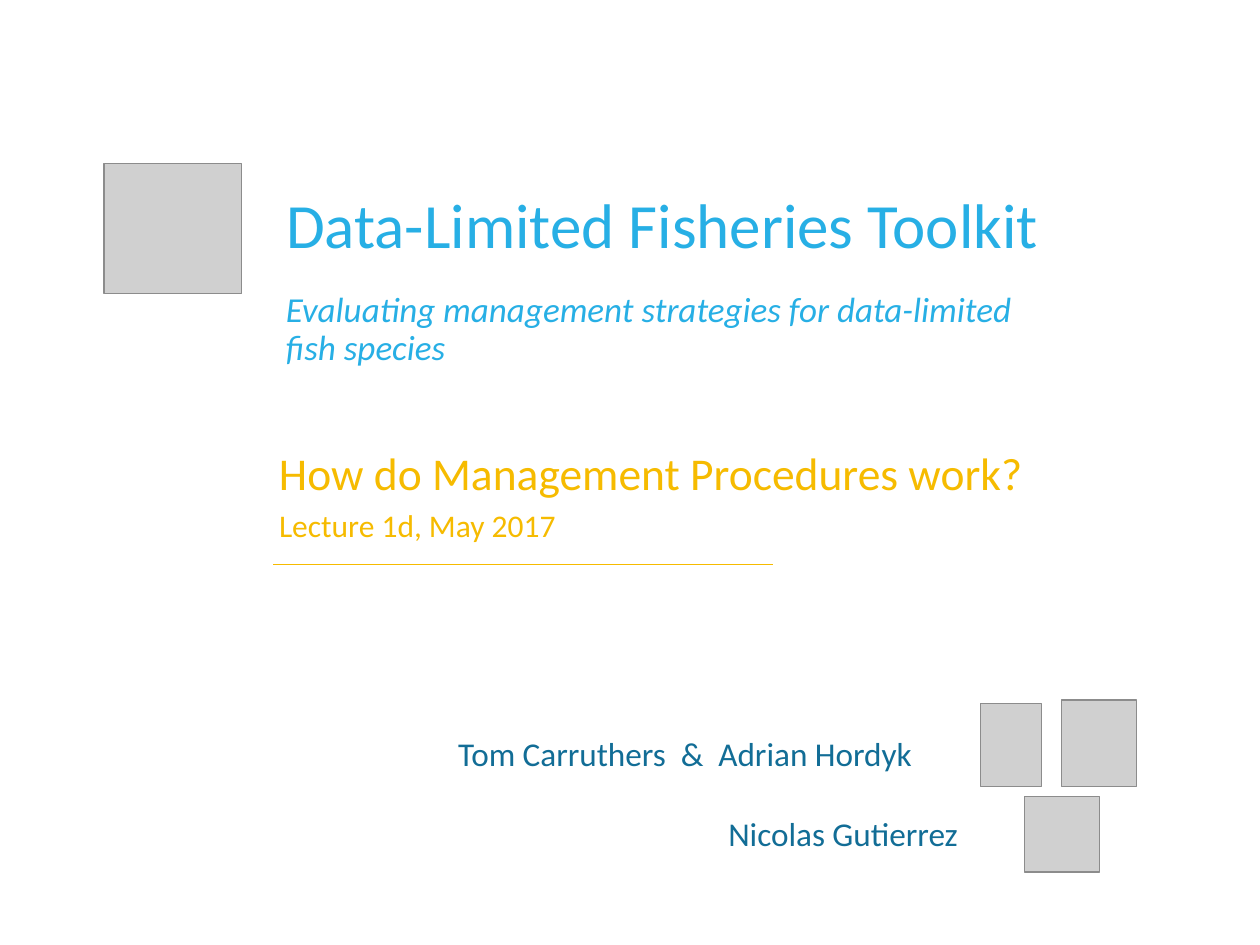
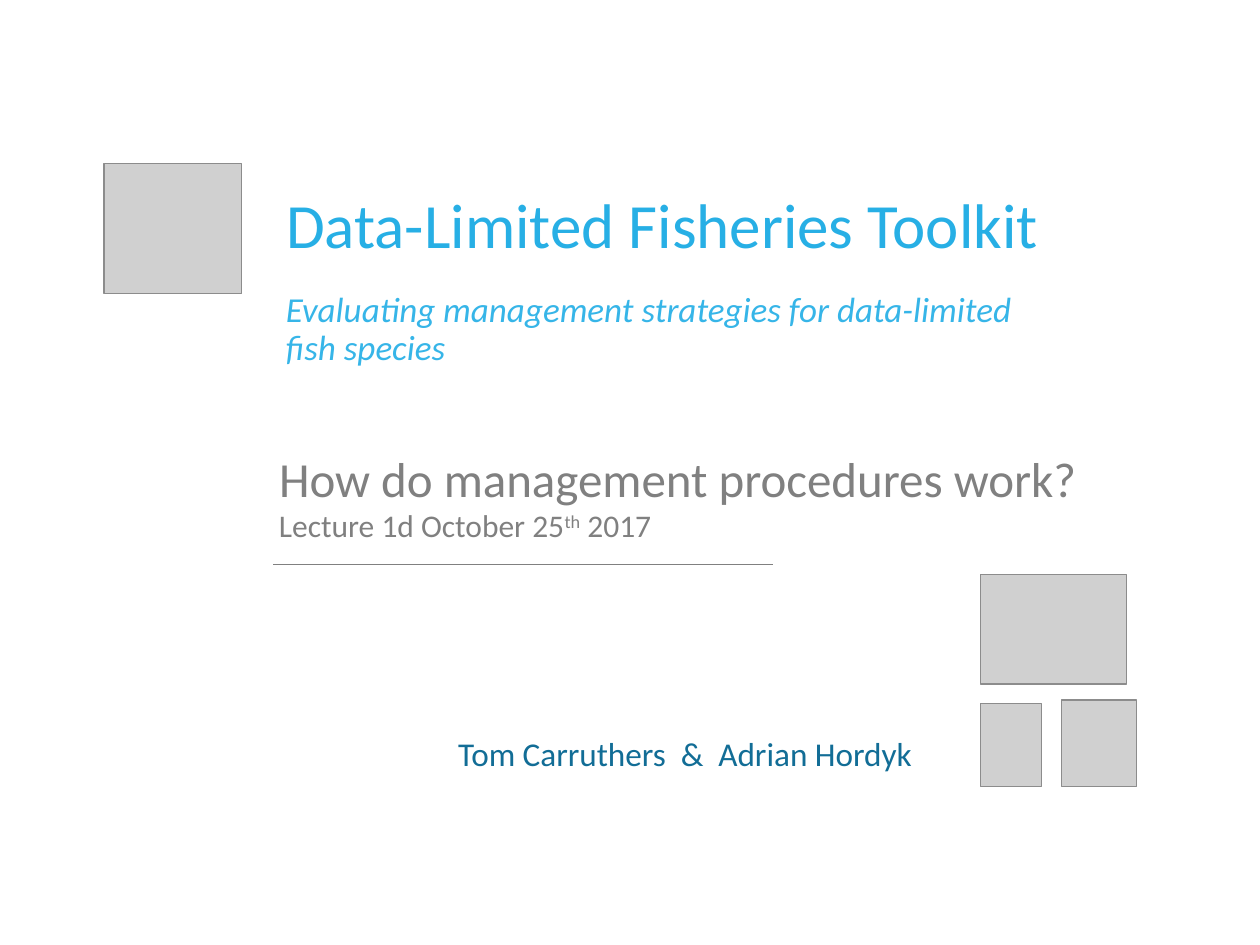
Before and after one commit to DLMtool/DLMDev, a slide deck: slide 1 of Disused code/Misc/DLM_DFO/Lectures/1 Introduction/L1d How do MPs work.pptx. Drawn at 1260x945 pixels with LibreOffice and Linux fonts; fonts in the diff are those of the drawing; grey boxes stand for pictures. Boxes give left, top, right and bottom in pixels: in the first picture for what was removed or moved away, otherwise in the second. Text is boxed around its words. In the diff, an @@ line names an element or a change of style, - is before the commit and + after.

```diff
--- a/Disused code/Misc/DLM_DFO/Lectures/1 Introduction/L1d How do MPs work.pptx
+++ b/Disused code/Misc/DLM_DFO/Lectures/1 Introduction/L1d How do MPs work.pptx
@@ text "Evaluating management strategies for data-limited ..." at (286, 297, 1011, 366): text colour #27AFE5 to #36B5E8 @@
@@ text at (279, 463, 1076, 506): text changed; size 26 to 28 pt; text colour #F6BB00 to #808080 @@
-How do Management Procedures work?
+How do management procedures work?
@@ text at (279, 515, 651, 537): text changed; text colour #F6BB00 to #808080 @@
-Lecture 1d, May 2017
+Lecture 1d October 25th 2017
@@ line (273, 564) - (774, 564): stroke #F6BB00 0.5 pt to #808080 0.5 pt @@
@@ picture added at (980, 575, 1126, 684) @@
@@ picture removed at (1024, 796, 1100, 872) @@
@@ text at (728, 823, 957, 847): paragraph removed @@
-Nicolas Gutierrez
```
Also in this commit, not shown: 10 other slides changed, 39 other files.
